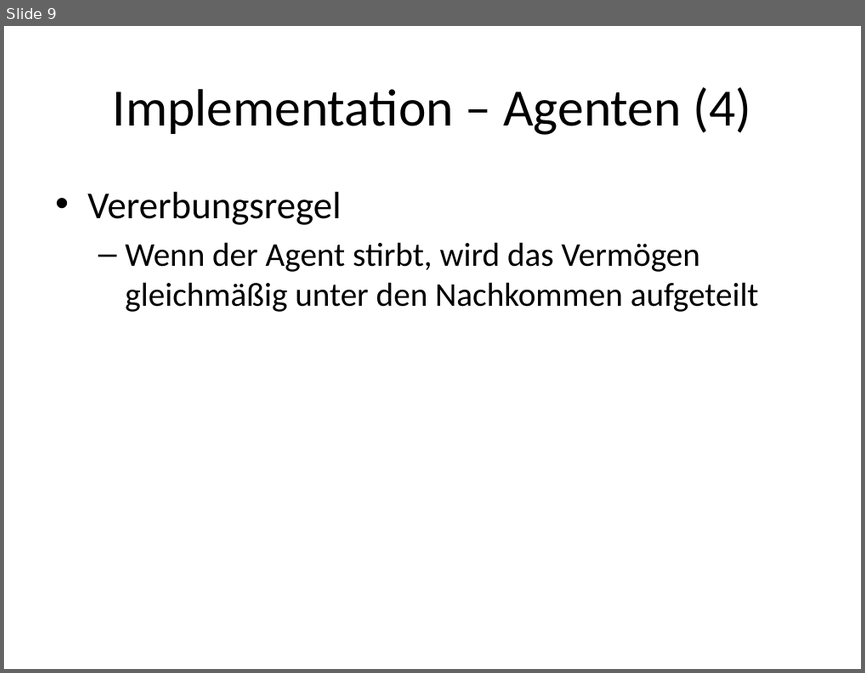
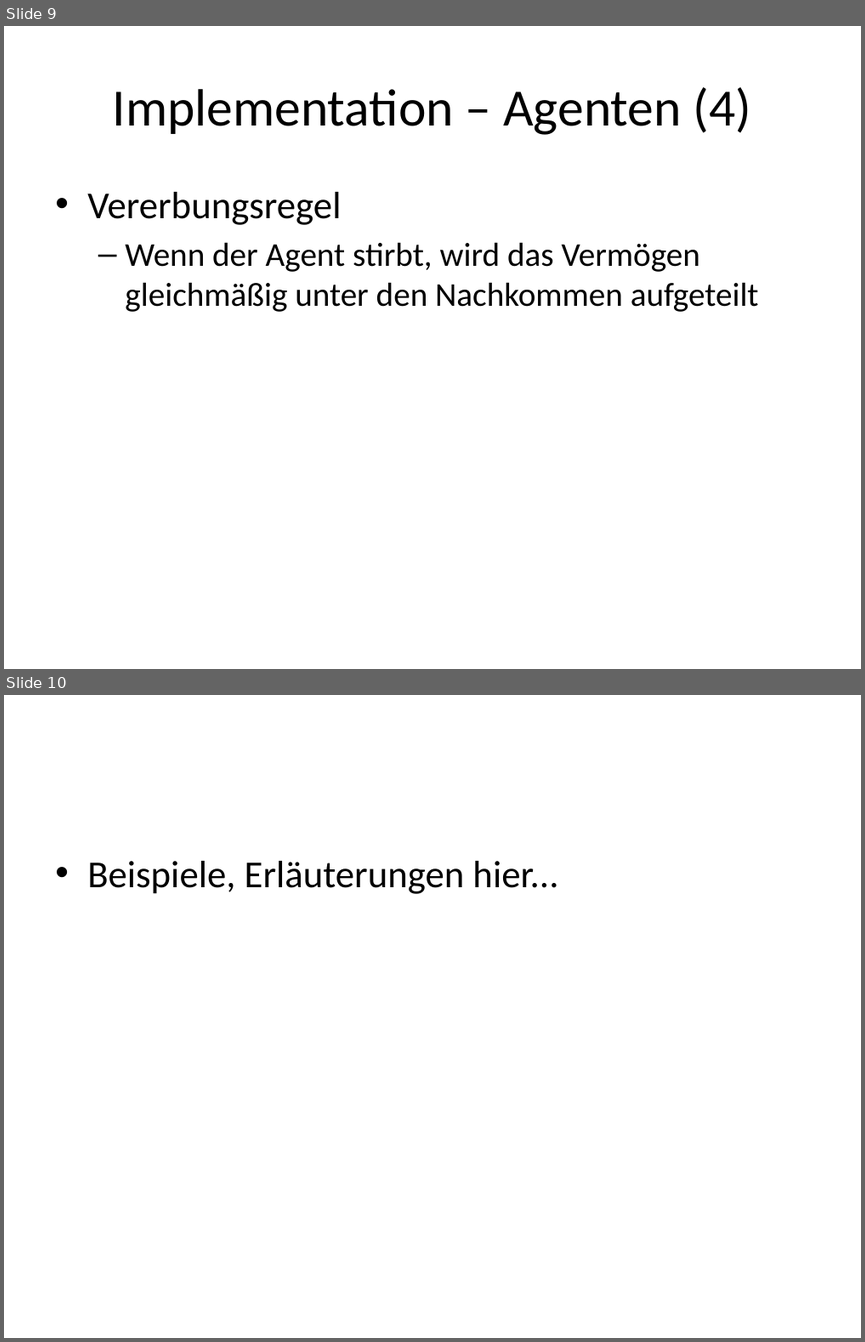
Before and after one commit to wsmirnow/Sugarscape, a slide deck: Presentation/Presentation.pptx. Shown one above the other, each under a label of ours: slide 9 before the commit, slides 9 and 10 after it. The pictures are 865x673 and 865x1342 pixels, drawn with LibreOffice and Linux fonts; fonts in the diff are those of the drawing. Boxes give left, top, right and bottom in pixels: in the first picture for what was removed or moved away, otherwise in the second. Text is boxed around its words. In the diff, an @@ line names an element or a change of style, - is before the commit and + after.

```diff
--- a/Presentation/Presentation.pptx
+++ b/Presentation/Presentation.pptx
@@ slide 10 added at (x1=4, y1=695, x2=861, y2=1338), background #FFFFFF @@
@@ text added at (x1=87, y1=861, x2=558, y2=894), 32 pt, text #000000 @@
+• Beispiele, Erläuterungen hier...
```
Also in this commit, not shown: 1 other file.
